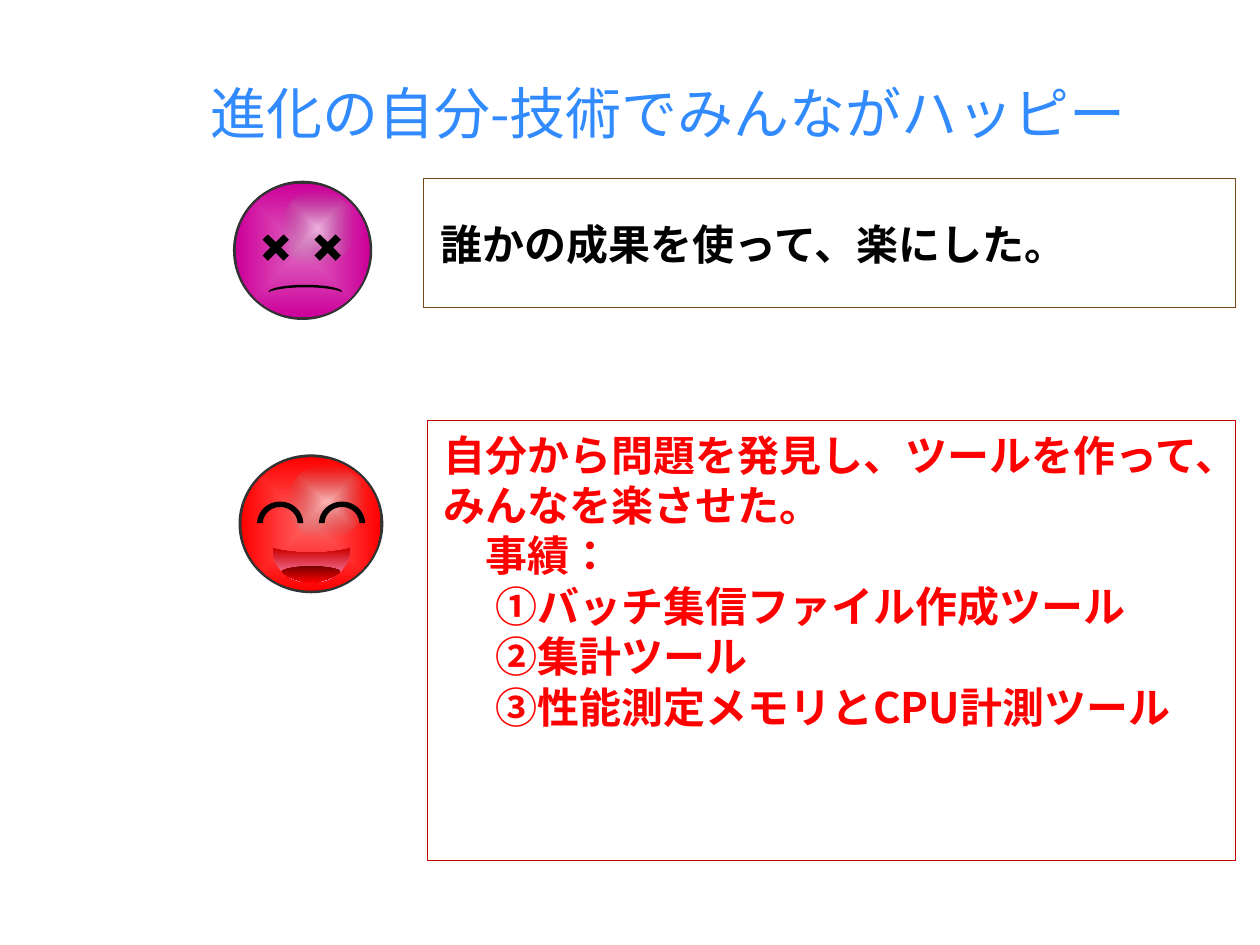
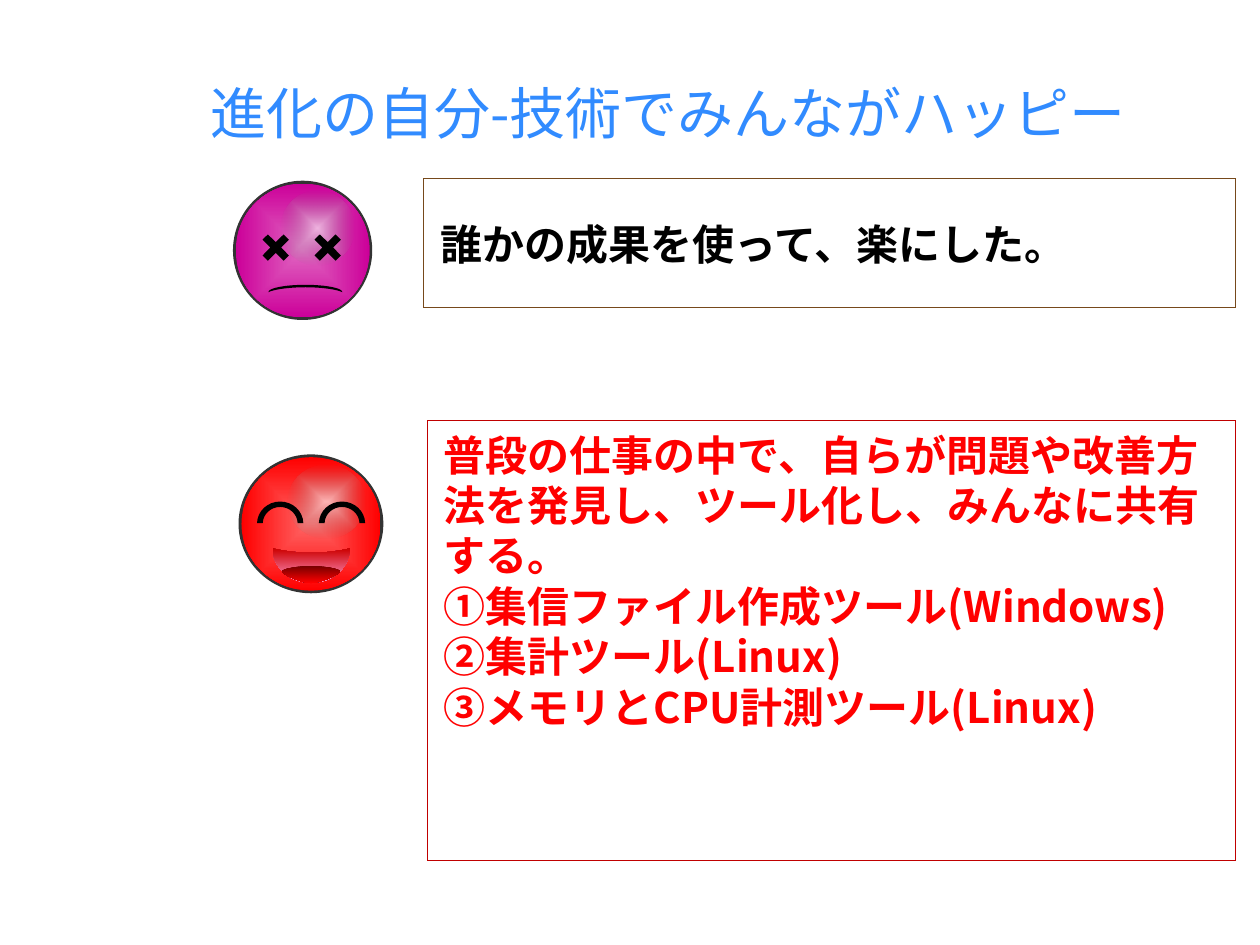
Before and after one commit to milo-bb/test, a slide deck: slide 5 of 昇格プレゼン(徐洋)_new.pptx. Drawn at 1260x945 pixels with LibreOffice and Linux fonts; fonts in the diff are those of the drawing; background and template pictures are left out. Boxes give left, top, right and bottom in pixels: in the first picture for what was removed or moved away, otherwise in the second. Text is boxed around its words. In the diff, an @@ line names an element or a change of style, - is before the commit and + after.

```diff
--- a/昇格プレゼン(徐洋)_new.pptx
+++ b/昇格プレゼン(徐洋)_new.pptx
@@ text in rectangle at (444,434,1200,732): text changed @@
-自分から問題を発見し、ツールを作って、みんなを楽させた。
-事績：
-①バッチ集信ファイル作成ツール
-②集計ツール
-③性能測定メモリとCPU計測ツール
+普段の仕事の中で、自らが問題や改善方法を発見し、ツール化し、みんなに共有する。
+①集信ファイル作成ツール(Windows)
+②集計ツール(Linux)
+③メモリとCPU計測ツール(Linux)
```
Also in this commit, not shown: 7 other slides changed, 2 slides added, 2 slides removed.
